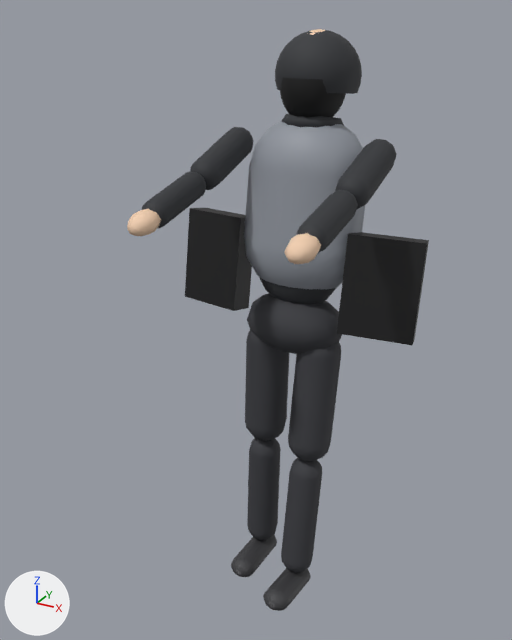
An edit to the glTF model city-hold/public/models/placeholder/char_looter_08_padded_vest_bags.glb, drawn before and after from the same camera.
One viewpoint serves both versions: a 50 mm lens placed at (0.901, -1.897, 1.823), pointed at (-0.044, -0.18, 0.964). Arrows for +X, +Y and +Z are at lower left; the lights stay in place. The picture after the commit comes second. Both versions are drawn at frame 0 of the action 'held'; the numbers are the values there.
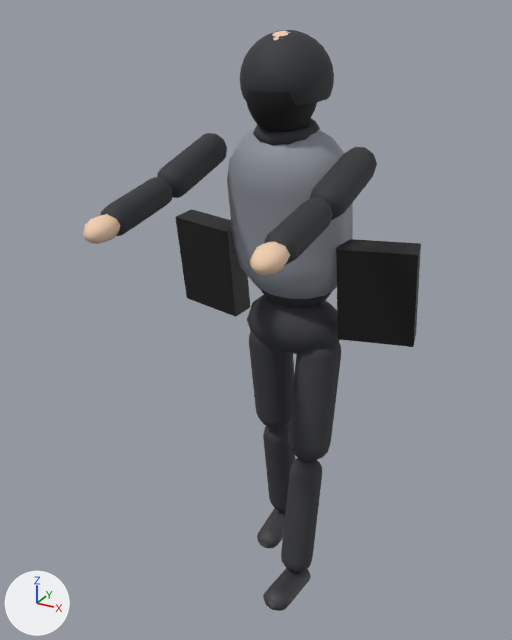
Not drawn themselves, but carrying or shaping drawn objects: ob_legl, ob_torso, ob_head, ob_arml, ob_armr.

The change, as JSON lines over the scene's bpy script:
```json
{"op": "set", "path": "ob_legl.rotation_euler", "old": "(-0.0482, 0.0, 0.0)", "new": "(0.167, 0.0, 0.0)", "note": "degrees (-2.8, 0, 0) -> degrees (9.6, 0, 0)"}
{"op": "set", "path": "ob_torso.rotation_euler", "old": "(-0.166, 0.0, 0.0)", "new": "(0.15, 0.0, 0.0)", "note": "degrees (-9.5, 0, 0) -> degrees (8.6, 0, 0)"}
{"op": "set", "path": "ob_head.rotation_euler", "old": "(0.0829, 0.0, 0.0)", "new": "(-0.075, 0.0, 0.0)", "note": "degrees (4.7, 0, 0) -> degrees (-4.3, 0, 0)"}
{"op": "set", "path": "ob_arml.rotation_euler", "old": "(-1.089, 0.0, 0.0)", "new": "(-1.45, 0.0, 0.0)", "note": "degrees (-62, 0, 0) -> degrees (-83, 0, 0)"}
{"op": "set", "path": "ob_armr.rotation_euler", "old": "(-1.089, 0.0, 0.0)", "new": "(-1.45, 0.0, 0.0)", "note": "degrees (-62, 0, 0) -> degrees (-83, 0, 0)"}
```

Boxes (x1, y1, x2, y2) around the edits, measured in the pictures (512 x 640 px):
```json
{"object": "Mesh_5", "change": "turned", "before": [244, 121, 365, 289], "after": [227, 124, 353, 299]}
{"object": "Mesh_15.001", "change": "turned", "before": [337, 232, 429, 345], "after": [336, 239, 421, 347]}
{"object": "Mesh_10", "change": "turned", "before": [275, 30, 362, 94], "after": [240, 30, 334, 105]}
{"object": "Mesh_15", "change": "turned", "before": [185, 208, 252, 311], "after": [175, 209, 250, 317]}
{"object": "Mesh_1", "change": "turned", "before": [245, 330, 289, 441], "after": [249, 331, 294, 429]}
{"object": "Mesh_2", "change": "turned", "before": [247, 438, 281, 540], "after": [263, 424, 295, 511]}
{"object": "Mesh_12.001", "change": "turned", "before": [335, 139, 397, 210], "after": [310, 147, 377, 220]}
{"object": "Mesh_12", "change": "turned", "before": [190, 127, 254, 190], "after": [157, 133, 227, 198]}
{"object": "Mesh_11", "change": "turned", "before": [280, 78, 346, 117], "after": [247, 90, 317, 133]}
{"object": "Mesh_13.001", "change": "turned", "before": [297, 190, 358, 254], "after": [264, 197, 333, 265]}
{"object": "Mesh_13", "change": "turned", "before": [142, 171, 206, 228], "after": [101, 177, 173, 236]}
{"object": "Mesh_14.001", "change": "turned", "before": [284, 233, 321, 264], "after": [250, 241, 290, 275]}
{"object": "Mesh_3", "change": "turned", "before": [231, 535, 277, 577], "after": [257, 508, 286, 548]}
{"object": "Mesh_14", "change": "turned", "before": [127, 209, 161, 236], "after": [83, 214, 120, 244]}
{"object": "Mesh_8", "change": "turned", "before": [282, 114, 344, 127], "after": [253, 118, 320, 146]}
{"object": "Mesh_4", "change": "turned", "before": [259, 277, 336, 304], "after": [260, 289, 332, 308]}
{"object": "Mesh_9", "change": "turned", "before": [307, 29, 325, 35], "after": [272, 31, 290, 40], "on screen": "mostly hidden"}
```
